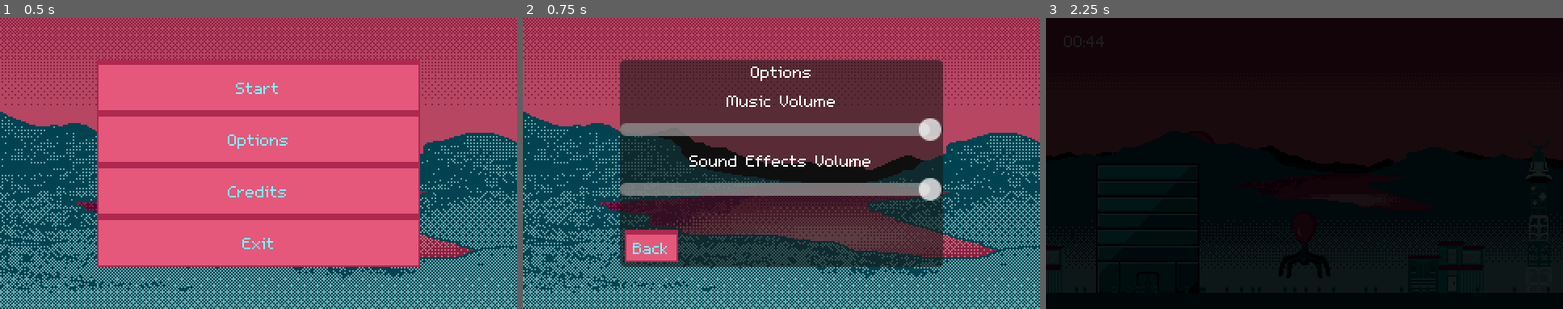
Above: before the commit, frames 1-3 (left to right).
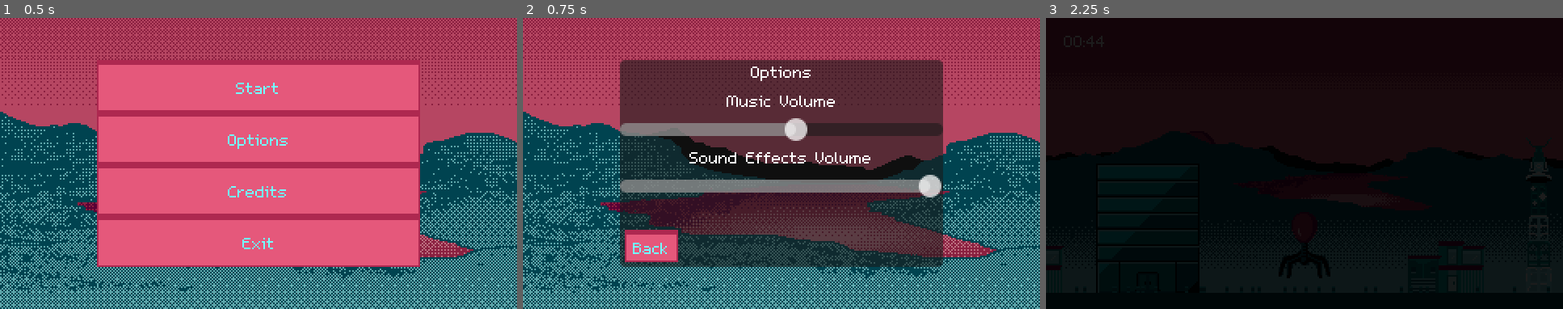
Above: after the commit, the same moments.

Repository: lily-swift/Jame-Gam-46
Game: Godot game, scene res://Scenes/main_menu.tscn
Two runs of this game, one before a commit and one after it. Both use one fixed random seed, a clock stepped at 60 frames per second and the inputs below.
Inputs:
- Up to frame 1 (0.5 s): no input
- Up to frame 2 (0.75 s): click "Options" at 0.5 s
- Up to frame 3 (2.25 s): click "Back" at 1.25 s; click "Start" at 2 s

Frame 1 is identical in both runs. In frame 2, 3.5% of the frame differs, in the area x 18-81%, y 34-63%; in frame 3, nothing differs.

Commit message:
minigame indicator

Diff:
--- a/Game/Scenes/main_menu.tscn
+++ b/Game/Scenes/main_menu.tscn
@@ -1,12 +1,11 @@
-[gd_scene load_steps=8 format=3 uid="uid://3wiksjp86ng"]
+[gd_scene load_steps=7 format=3 uid="uid://3wiksjp86ng"]
 
 [ext_resource type="Theme" uid="uid://chub8xaykuame" path="res://Resources/main_menu.tres" id="1_48xlc"]
 [ext_resource type="Script" uid="uid://e5j2w6ortl3s" path="res://Scripts/MMbutton.gd" id="2_1ehe0"]
 [ext_resource type="Texture2D" uid="uid://p7hxh88ac52e" path="res://Background1.png" id="3_ce3w2"]
 [ext_resource type="Texture2D" uid="uid://fccm6rkj8qci" path="res://Art/Buildings/alt officebubble.png" id="4_ce3w2"]
-[ext_resource type="FontFile" uid="uid://dswbhi82jmbe" path="res://m5x7.ttf" id="5_n45e2"]
-[ext_resource type="Script" uid="uid://gqo6cpl1l2m" path="res://Scripts/options.gd" id="5_opfnp"]
-[ext_resource type="AudioStream" uid="uid://cql10b56c8obv" path="res://Sound/SFX_injectPulse.wav" id="6_cp0ys"]
+[ext_resource type="PackedScene" uid="uid://dqa6isrfhird2" path="res://Scenes/options.tscn" id="5_opfnp"]
+[ext_resource type="AudioStream" uid="uid://bl1yw8n3bhn88" path="res://Sound/MUS_main.wav" id="8_yhxw7"]
 
 [node name="Main Menu" type="Control"]
 layout_mode = 3
@@ -17,7 +16,6 @@
 grow_vertical = 2
 
 [node name="VBoxContainer" type="VBoxContainer" parent="."]
-visible = false
 texture_filter = 1
 layout_mode = 1
 anchors_preset = 8
@@ -57,7 +55,7 @@
 theme = ExtResource("1_48xlc")
 text = "Exit"
 
-[node name="MenuButtonManager" type="Node" parent="." node_paths=PackedStringArray("startButton", "optionsButton", "creditsButton", "exitButton", "backButton")]
+[node name="MenuButtonManager" type="Node" parent="." node_paths=PackedStringArray("startButton", "optionsButton", "creditsButton", "exitButton")]
 process_mode = 3
 process_thread_group = 1
 process_thread_group_order = 0
@@ -67,7 +65,6 @@
 optionsButton = NodePath("../VBoxContainer/Options")
 creditsButton = NodePath("../VBoxContainer/Credits")
 exitButton = NodePath("../VBoxContainer/Exit")
-backButton = NodePath("../Options/Back")
 
 [node name="Sprite2D" type="Sprite2D" parent="."]
 modulate = Color(0.796243, 0.796243, 0.796243, 1)
@@ -96,93 +93,13 @@
 visible = false
 texture = ExtResource("4_ce3w2")
 
-[node name="Options" type="Panel" parent="."]
+[node name="Options" parent="." instance=ExtResource("5_opfnp")]
 visible = false
 layout_mode = 1
-anchors_preset = 8
-anchor_left = 0.5
-anchor_top = 0.5
-anchor_right = 0.5
-anchor_bottom = 0.5
-offset_left = -100.0
-offset_top = -64.0
-offset_right = 100.0
-offset_bottom = 64.0
-grow_horizontal = 2
-grow_vertical = 2
-script = ExtResource("5_opfnp")
-testSFX = ExtResource("6_cp0ys")
 
-[node name="Label" type="Label" parent="Options"]
-layout_mode = 1
-anchors_preset = 10
-anchor_right = 1.0
-offset_bottom = 14.0
-grow_horizontal = 2
-theme_override_fonts/font = ExtResource("5_n45e2")
-text = "Options"
-horizontal_alignment = 1
-
-[node name="Back" type="Button" parent="Options"]
-offset_left = 3.0
-offset_top = 105.0
-offset_right = 36.0
-offset_bottom = 125.0
-size_flags_vertical = 3
-theme = ExtResource("1_48xlc")
-text = "Back
-"
-
-[node name="MusicSlider" type="VBoxContainer" parent="Options"]
-layout_mode = 0
-offset_top = 15.0
-offset_right = 200.0
-offset_bottom = 55.0
-alignment = 1
-
-[node name="Label" type="Label" parent="Options/MusicSlider"]
-layout_mode = 2
-size_flags_vertical = 0
-theme_override_fonts/font = ExtResource("5_n45e2")
-text = "Music Volume"
-horizontal_alignment = 1
-vertical_alignment = 2
-metadata/_edit_use_anchors_ = true
-
-[node name="HSlider" type="HSlider" parent="Options/MusicSlider"]
-layout_mode = 2
-size_flags_vertical = 8
-max_value = 1.0
-step = 0.05
-value = 1.0
-
-[node name="SFXSlider" type="VBoxContainer" parent="Options"]
-layout_mode = 0
-offset_top = 52.0
-offset_right = 200.0
-offset_bottom = 92.0
-alignment = 1
-
-[node name="Label" type="Label" parent="Options/SFXSlider"]
-clip_contents = true
-layout_mode = 2
-size_flags_vertical = 0
-theme_override_fonts/font = ExtResource("5_n45e2")
-text = "Sound Effects Volume"
-horizontal_alignment = 1
-vertical_alignment = 2
-metadata/_edit_use_anchors_ = true
-
-[node name="HSlider" type="HSlider" parent="Options/SFXSlider"]
-layout_mode = 2
-size_flags_vertical = 8
-max_value = 1.0
-step = 0.05
-value = 1.0
-
-[node name="AudioStreamPlayer" type="AudioStreamPlayer2D" parent="Options"]
-bus = &"SFX"
-
-[connection signal="value_changed" from="Options/MusicSlider/HSlider" to="Options" method="_on_music_slider_value_changed"]
-[connection signal="drag_ended" from="Options/SFXSlider/HSlider" to="Options" method="_on_sfx_slider_drag_ended"]
-[connection signal="value_changed" from="Options/SFXSlider/HSlider" to="Options" method="_on_sfx_slider_value_changed"]
+[node name="MusicAudioStreamPlayer2" type="AudioStreamPlayer2D" parent="."]
+position = Vector2(60, 26)
+stream = ExtResource("8_yhxw7")
+pitch_scale = 0.9
+autoplay = true
+bus = &"Music"
--- a/Game/Scenes/minigame.tscn
+++ b/Game/Scenes/minigame.tscn
@@ -1,17 +1,82 @@
-[gd_scene load_steps=13 format=3 uid="uid://cd350i2yignp4"]
+[gd_scene load_steps=24 format=3 uid="uid://cd350i2yignp4"]
 
 [ext_resource type="Texture2D" uid="uid://cyp65uswy6fpn" path="res://Art/Minigame/inject_ui_border.png" id="1_entbh"]
 [ext_resource type="Script" uid="uid://dj7k8ccyxjwm4" path="res://Scripts/minigame.gd" id="1_vt7p6"]
 [ext_resource type="Texture2D" uid="uid://bmud2g03j3cxp" path="res://Art/Minigame/inject_ui_bg.png" id="2_cnqmc"]
 [ext_resource type="Texture2D" uid="uid://bsglbh1b213rs" path="res://Art/Minigame/inject_ui_injector.png" id="3_cnqmc"]
 [ext_resource type="AudioStream" uid="uid://cql10b56c8obv" path="res://Sound/SFX_injectPulse.wav" id="4_xvspr"]
+[ext_resource type="Texture2D" uid="uid://dni13lxhjlm1j" path="res://Art/Minigame/InjectIndicatorFrames/Failure/inject_indicator_fail_1.png" id="5_vrsa3"]
 [ext_resource type="AudioStream" uid="uid://8h0itw8682mq" path="res://Sound/SFX_injectSuccessJingle.wav" id="5_vt7p6"]
+[ext_resource type="Texture2D" uid="uid://bcrvee8er6ncj" path="res://Art/Minigame/InjectIndicatorFrames/Failure/inject_indicator_fail_2.png" id="6_7hunx"]
+[ext_resource type="Texture2D" uid="uid://db51u3tpgujcm" path="res://Art/Minigame/InjectIndicatorFrames/Failure/inject_indicator_fail_3.png" id="7_5amql"]
 [ext_resource type="Shader" uid="uid://bwgeqbipqcx1m" path="res://Scripts/mask_shader.gdshader" id="7_875xv"]
+[ext_resource type="Texture2D" uid="uid://bb4qfolml8kt5" path="res://Art/Minigame/InjectIndicatorFrames/Failure/inject_indicator_fail_4.png" id="8_cjpj7"]
 [ext_resource type="Texture2D" uid="uid://bojaxmk520ruo" path="res://Art/whiteSquare.png" id="8_hu0dr"]
+[ext_resource type="Texture2D" uid="uid://bkeny358725c0" path="res://Art/Minigame/InjectIndicatorFrames/Failure/inject_indicator_fail_5.png" id="9_t7v8w"]
 [ext_resource type="AudioStream" uid="uid://bna45qmhg0m07" path="res://Sound/SFX_injectFailJingle.wav" id="9_xcq3l"]
+[ext_resource type="Texture2D" uid="uid://bn2w1hrv435l5" path="res://Art/Minigame/InjectIndicatorFrames/Success/inject_indicator_success_1.png" id="10_o0wen"]
+[ext_resource type="Texture2D" uid="uid://cjgkilnxlkx1f" path="res://Art/Minigame/InjectIndicatorFrames/Success/inject_indicator_success_2.png" id="11_y1yvp"]
+[ext_resource type="Texture2D" uid="uid://m1c1y15xjv4s" path="res://Art/Minigame/InjectIndicatorFrames/Success/inject_indicator_success_3.png" id="12_surmu"]
+[ext_resource type="Texture2D" uid="uid://bylduojv67hab" path="res://Art/Minigame/InjectIndicatorFrames/Success/inject_indicator_success_4.png" id="13_yh4dq"]
+[ext_resource type="Texture2D" uid="uid://ccxobrmairc6u" path="res://Art/Minigame/InjectIndicatorFrames/Success/inject_indicator_success_5.png" id="14_bs74f"]
 
 [sub_resource type="RectangleShape2D" id="RectangleShape2D_f0kie"]
 size = Vector2(20, 2)
+
+[sub_resource type="SpriteFrames" id="SpriteFrames_cjpj7"]
+animations = [{
+"frames": [{
+"duration": 1.0,
+"texture": null
+}, {
+"duration": 1.0,
+"texture": ExtResource("5_vrsa3")
+}, {
+"duration": 1.0,
+"texture": ExtResource("6_7hunx")
+}, {
+"duration": 1.0,
+"texture": ExtResource("7_5amql")
+}, {
+"duration": 1.0,
+"texture": ExtResource("8_cjpj7")
+}, {
+"duration": 1.0,
+"texture": ExtResource("9_t7v8w")
+}, {
+"duration": 1.0,
+"texture": null
+}],
+"loop": false,
+"name": &"Failure",
+"speed": 15.0
+}, {
+"frames": [{
+"duration": 1.0,
+"texture": null
+}, {
+"duration": 1.0,
+"texture": ExtResource("10_o0wen")
+}, {
+"duration": 1.0,
+"texture": ExtResource("11_y1yvp")
+}, {
+"duration": 1.0,
+"texture": ExtResource("12_surmu")
+}, {
+"duration": 1.0,
+"texture": ExtResource("13_yh4dq")
+}, {
+"duration": 1.0,
+"texture": ExtResource("14_bs74f")
+}, {
+"duration": 1.0,
+"texture": null
+}],
+"loop": false,
+"name": &"Success",
+"speed": 15.0
+}]
 
 [sub_resource type="ShaderMaterial" id="ShaderMaterial_icj52"]
 shader = ExtResource("7_875xv")
@@ -61,6 +126,12 @@
 texture_filter = 1
 texture = ExtResource("3_cnqmc")
 
+[node name="Indicator" type="AnimatedSprite2D" parent="Plunger"]
+texture_filter = 1
+position = Vector2(0, 23.5)
+sprite_frames = SubResource("SpriteFrames_cjpj7")
+animation = &"Failure"
+
 [node name="Mask" type="Sprite2D" parent="."]
 z_index = 6
 material = SubResource("ShaderMaterial_icj52")
@@ -83,3 +154,7 @@
 [node name="LoseJingle" type="AudioStreamPlayer2D" parent="."]
 stream = ExtResource("9_xcq3l")
 bus = &"SFX"
+
+[node name="KeyPressTimer" type="Timer" parent="."]
+wait_time = 0.5
+one_shot = true
--- /dev/null
+++ b/Game/Scenes/options.tscn
@@ -0,0 +1,96 @@
+[gd_scene load_steps=5 format=3 uid="uid://dqa6isrfhird2"]
+
+[ext_resource type="Script" uid="uid://gqo6cpl1l2m" path="res://Scripts/options.gd" id="1_ww8vx"]
+[ext_resource type="AudioStream" uid="uid://cql10b56c8obv" path="res://Sound/SFX_injectPulse.wav" id="2_kftxf"]
+[ext_resource type="FontFile" uid="uid://dswbhi82jmbe" path="res://m5x7.ttf" id="3_663nc"]
+[ext_resource type="Theme" uid="uid://chub8xaykuame" path="res://Resources/main_menu.tres" id="4_hvj8k"]
+
+[node name="Options" type="Panel"]
+anchors_preset = 8
+anchor_left = 0.5
+anchor_top = 0.5
+anchor_right = 0.5
+anchor_bottom = 0.5
+offset_left = -100.0
+offset_top = -64.0
+offset_right = 100.0
+offset_bottom = 64.0
+grow_horizontal = 2
+grow_vertical = 2
+script = ExtResource("1_ww8vx")
+testSFX = ExtResource("2_kftxf")
+
+[node name="Label" type="Label" parent="."]
+layout_mode = 1
+anchors_preset = 10
+anchor_right = 1.0
+offset_bottom = 14.0
+grow_horizontal = 2
+theme_override_fonts/font = ExtResource("3_663nc")
+text = "Options"
+horizontal_alignment = 1
+
+[node name="Back" type="Button" parent="."]
+layout_mode = 0
+offset_left = 3.0
+offset_top = 105.0
+offset_right = 36.0
+offset_bottom = 125.0
+size_flags_vertical = 3
+theme = ExtResource("4_hvj8k")
+text = "Back
+"
+
+[node name="MusicSlider" type="VBoxContainer" parent="."]
+layout_mode = 0
+offset_top = 15.0
+offset_right = 200.0
+offset_bottom = 55.0
+alignment = 1
+
+[node name="Label" type="Label" parent="MusicSlider"]
+layout_mode = 2
+size_flags_vertical = 0
+theme_override_fonts/font = ExtResource("3_663nc")
+text = "Music Volume"
+horizontal_alignment = 1
+vertical_alignment = 2
+metadata/_edit_use_anchors_ = true
+
+[node name="HSlider" type="HSlider" parent="MusicSlider"]
+layout_mode = 2
+size_flags_vertical = 8
+max_value = 1.0
+step = 0.05
+value = 1.0
+
+[node name="SFXSlider" type="VBoxContainer" parent="."]
+layout_mode = 0
+offset_top = 50.0
+offset_right = 200.0
+offset_bottom = 90.0
+alignment = 1
+
+[node name="Label" type="Label" parent="SFXSlider"]
+clip_contents = true
+layout_mode = 2
+size_flags_vertical = 0
+theme_override_fonts/font = ExtResource("3_663nc")
+text = "Sound Effects Volume"
+horizontal_alignment = 1
+vertical_alignment = 2
+metadata/_edit_use_anchors_ = true
+
+[node name="HSlider" type="HSlider" parent="SFXSlider"]
+layout_mode = 2
+size_flags_vertical = 8
+max_value = 1.0
+step = 0.05
+value = 1.0
+
+[node name="SFXAudioStreamPlayer" type="AudioStreamPlayer2D" parent="."]
+bus = &"SFX"
+
+[connection signal="value_changed" from="MusicSlider/HSlider" to="." method="_on_music_slider_value_changed"]
+[connection signal="drag_ended" from="SFXSlider/HSlider" to="." method="_on_sfx_slider_drag_ended"]
+[connection signal="value_changed" from="SFXSlider/HSlider" to="." method="_on_sfx_slider_value_changed"]
--- a/Game/Scripts/MMbutton.gd
+++ b/Game/Scripts/MMbutton.gd
@@ -1,13 +1,13 @@
 class_name MainMenu extends Node
 
-@export var startButton : Button;
-@export var optionsButton : Button;
-@export var creditsButton : Button;
-@export var exitButton : Button;
-@export var backButton : Button
+@export var startButton : Button
+@export var optionsButton : Button
+@export var creditsButton : Button
+@export var exitButton : Button
 
 @onready var mainMenuButtons: VBoxContainer = $"../VBoxContainer"
 @onready var optionsPanel : Panel = $"../Options"
+@onready var backButton : Button = $"../Options/Back"
 
 var levelScene : PackedScene;
 
--- /dev/null
+++ b/Game/Scripts/Shaders/InjectIndicator.gdshader
@@ -0,0 +1,13 @@
+shader_type canvas_item;
+
+uniform vec4 color : source_color = vec4(0,0,0,0);
+
+void fragment() {
+	COLOR = texture(TEXTURE, UV);
+	COLOR = vec4(color.r + COLOR.r, color.g + COLOR.g, color.b + COLOR.b, COLOR.a);
+}
+
+//void light() {
+//	// Called for every pixel for every light affecting the CanvasItem.
+//	// Uncomment to replace the default light processing function with this one.
+//}
--- a/Game/Scripts/minigame.gd
+++ b/Game/Scripts/minigame.gd
@@ -49,7 +49,6 @@
 		else:
 			Lose()
 		hide()
-		print("Minigame finished!")
 		Reset()
 		return
 
@@ -87,7 +86,6 @@
 	beginMoving = false
 	plungerRigidBody2D.linear_velocity = Vector2(0,0)
 	plungerRigidBody2D.position = initPlungerPosition
-	print("RESET!")
 	for bar in winBarDict.keys():
 		bar.queue_free()
 	winBarDict.clear()
--- a/Game/Scripts/options.gd
+++ b/Game/Scripts/options.gd
@@ -4,7 +4,7 @@
 
 @onready var musicSlider : HSlider = $MusicSlider/HSlider
 @onready var sfxSlider : HSlider = $SFXSlider/HSlider
-@onready var sfxPlayer : AudioStreamPlayer2D = $AudioStreamPlayer
+@onready var sfxPlayer : AudioStreamPlayer2D = $SFXAudioStreamPlayer
 
 var musicBusId : int
 var sfxBusId : int
@@ -19,12 +19,10 @@
 	sfxSlider.value = db_to_linear(AudioServer.get_bus_volume_db(sfxBusId))
 
 func _on_music_slider_value_changed(value: float) -> void:
-	var db = linear_to_db(value)
-	AudioServer.set_bus_volume_db(musicBusId, db)
+	AudioServer.set_bus_volume_db(musicBusId, linear_to_db(value))
 
 func _on_sfx_slider_value_changed(value: float) -> void:
-	var db = linear_to_db(value)
-	AudioServer.set_bus_volume_db(sfxBusId, db)
+	AudioServer.set_bus_volume_db(sfxBusId, linear_to_db(value))
 
 func _on_sfx_slider_drag_ended(value_changed: bool) -> void:
 	sfxPlayer.play()
--- a/Game/Scripts/win_bar.gd
+++ b/Game/Scripts/win_bar.gd
@@ -1,13 +1,26 @@
 extends Sprite2D
+
+@onready var keyPressTimer : Timer = $"../KeyPressTimer"
+@onready var indicator : AnimatedSprite2D = $"../Plunger/Indicator"
 
 var plungerOverlap : bool = false
 signal clicked(winBar : Sprite2D)
 
 func _input(event) -> void:
 	if event is InputEventKey:
-		if event.pressed and event.keycode == KEY_SPACE and plungerOverlap:
+		if not (event.pressed and event.keycode == KEY_SPACE):
+			return
+		if not keyPressTimer.is_stopped():
+			return
+		if plungerOverlap:
 			clicked.emit(self)
+			keyPressTimer.start()
+			indicator.animation = "Success"
+			indicator.play()
 			queue_free()
+			return
+		indicator.animation = "Failure"
+		indicator.play("Failure")
 
 func _on_area_2d_body_entered(body: Node2D) -> void:
 	if body == $"../Plunger":
--- a/Game/default_bus_layout.tres
+++ b/Game/default_bus_layout.tres
@@ -5,7 +5,7 @@
 bus/1/solo = false
 bus/1/mute = false
 bus/1/bypass_fx = false
-bus/1/volume_db = 0.0
+bus/1/volume_db = -5.04538
 bus/1/send = &"Master"
 bus/2/name = &"SFX"
 bus/2/solo = false
--- a/Game/project.godot
+++ b/Game/project.godot
@@ -20,6 +20,7 @@
 window/size/viewport_width=320
 window/size/viewport_height=180
 window/size/mode=3
+window/size/resizable=false
 window/stretch/mode="viewport"
 window/stretch/scale_mode="integer"
 
Binary file added: Game/Art/Minigame/InjectIndicatorFrames/Failure/inject_indicator_fail_1.png
Not shown, added: Game/Art/Minigame/InjectIndicatorFrames/Failure/inject_indicator_fail_1.png.import
Binary file added: Game/Art/Minigame/InjectIndicatorFrames/Failure/inject_indicator_fail_2.png
Not shown, added: Game/Art/Minigame/InjectIndicatorFrames/Failure/inject_indicator_fail_2.png.import
Binary file added: Game/Art/Minigame/InjectIndicatorFrames/Failure/inject_indicator_fail_3.png
Not shown, added: Game/Art/Minigame/InjectIndicatorFrames/Failure/inject_indicator_fail_3.png.import
Binary file added: Game/Art/Minigame/InjectIndicatorFrames/Failure/inject_indicator_fail_4.png
Not shown, added: Game/Art/Minigame/InjectIndicatorFrames/Failure/inject_indicator_fail_4.png.import
Binary file added: Game/Art/Minigame/InjectIndicatorFrames/Failure/inject_indicator_fail_5.png
Not shown, added: Game/Art/Minigame/InjectIndicatorFrames/Failure/inject_indicator_fail_5.png.import
Binary file added: Game/Art/Minigame/InjectIndicatorFrames/Gray/inject_indicator_1.png
Not shown, added: Game/Art/Minigame/InjectIndicatorFrames/Gray/inject_indicator_1.png.import
(and 19 more such lines)
